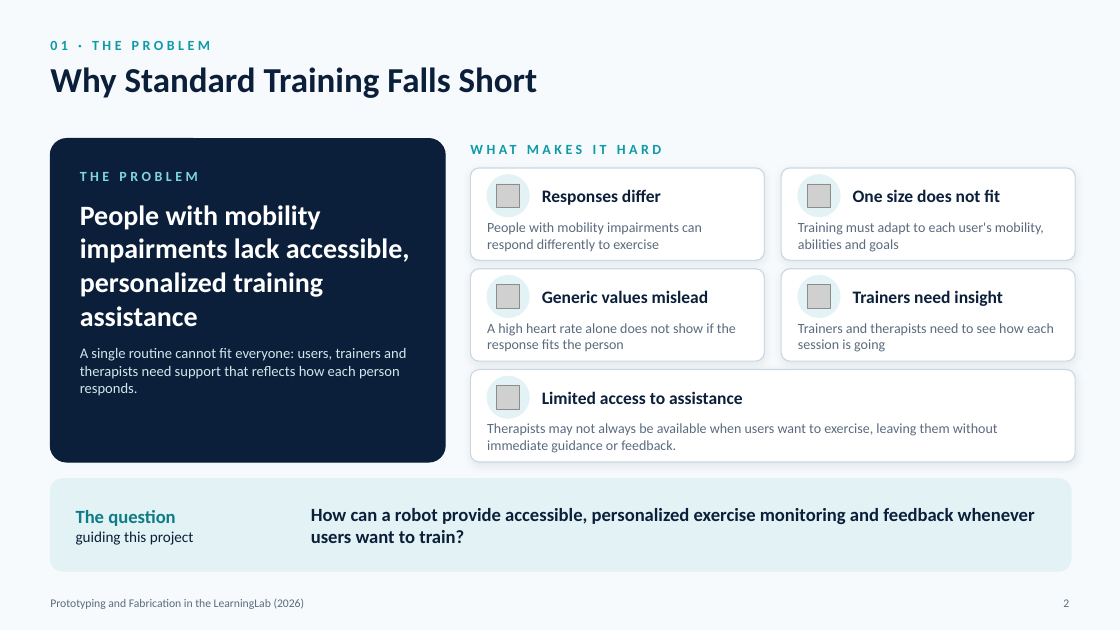
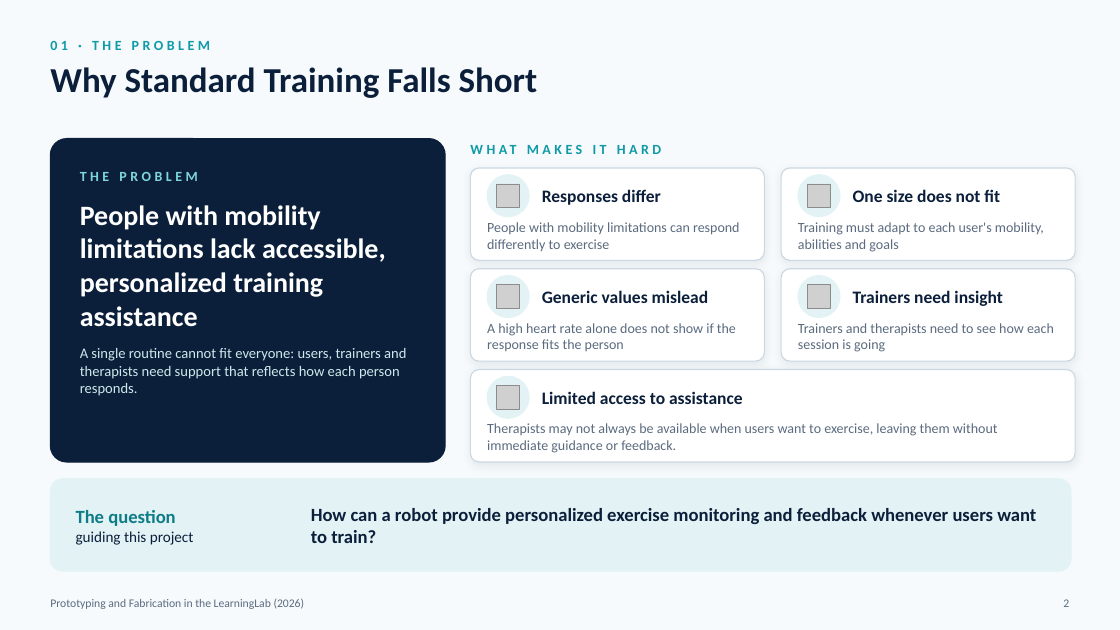
Before and after one commit to nembrinj/protofablab, a slide deck: slide 2 of 2026/projects/Group_102/docs/presentations/midterm.pptx. Drawn at 1120x630 pixels with LibreOffice and Linux fonts; fonts in the diff are those of the drawing; grey boxes stand for pictures. Boxes give left, top, right and bottom in pixels: in the first picture for what was removed or moved away, otherwise in the second. Text is boxed around its words. In the diff, an @@ line names an element or a change of style, - is before the commit and + after.

Commit message:
Group-102: Update midterm presentation

```diff
--- a/2026/projects/Group_102/docs/presentations/midterm.pptx
+++ b/2026/projects/Group_102/docs/presentations/midterm.pptx
@@ text at (80, 205, 386, 327): text changed @@
-People with mobility impairments lack accessible, personalized training assistance
+People with mobility limitations lack accessible, personalized training assistance
@@ text at (487, 222, 740, 251): text changed @@
-People with mobility impairments can respond differently to exercise
+People with mobility limitations can respond differently to exercise
@@ text at (311, 508, 1036, 543): text changed @@
-How can a robot provide accessible, personalized exercise monitoring and feedback whenever users want to train?
+How can a robot provide personalized exercise monitoring and feedback whenever users want to train?
```
Also in this commit, not shown: 1 other file.
